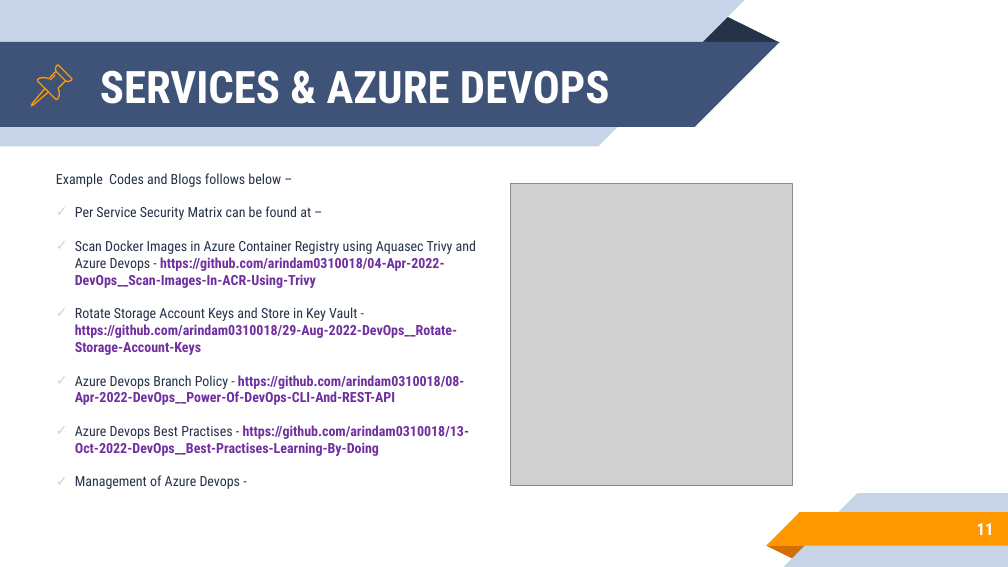
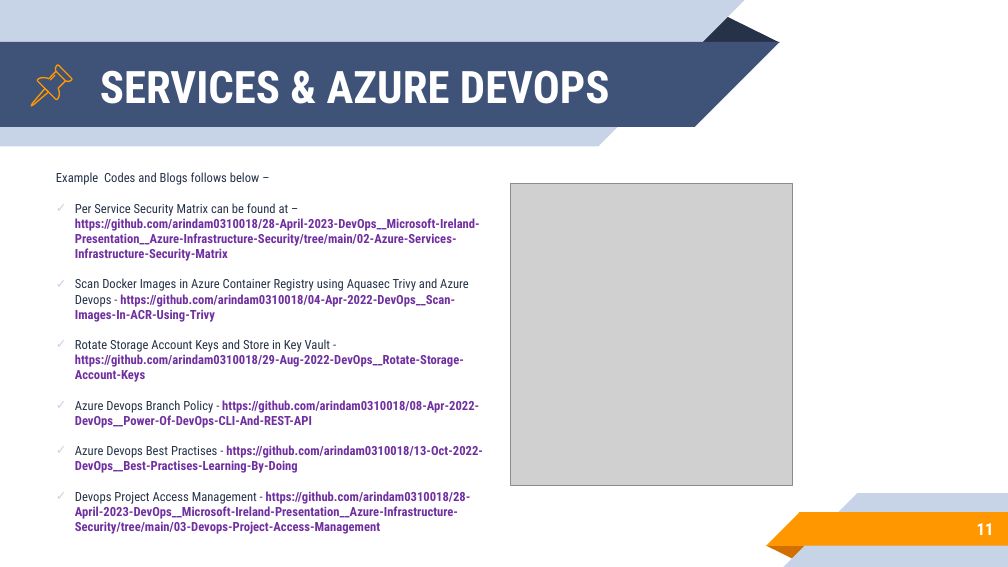
Before and after one commit to arindam0310018/28-April-2023-DevOps__Microsoft-Ireland-Presentation-Azure-Infrastructure-Security, a slide deck: slide 11 of 01-Presentation/MS-Ireland-Presentation__Infrastructure-Security-Using-Azure-Devops__Arindam-Mitra.pptx. Drawn at 1008x567 pixels with LibreOffice and Linux fonts; fonts in the diff are those of the drawing; grey boxes stand for pictures. Boxes give left, top, right and bottom in pixels: in the first picture for what was removed or moved away, otherwise in the second. Text is boxed around its words. In the diff, an @@ line names an element or a change of style, - is before the commit and + after.

```diff
--- a/01-Presentation/MS-Ireland-Presentation__Infrastructure-Security-Using-Azure-Devops__Arindam-Mitra.pptx
+++ b/01-Presentation/MS-Ireland-Presentation__Infrastructure-Security-Using-Azure-Devops__Arindam-Mitra.pptx
@@ text at box(56, 172, 483, 473): size 10 to 9 pt in "Example Codes and Blogs follows below –", "Scan Docker Images in Azure Container Registry ...", "Rotate Storage Account Keys and Store in ...", "Azure Devops Branch Policy - https://github.com/arindam03100 ..." and 1 more places @@
@@ text at box(75, 203, 480, 261): text changed; size 10 to 9 pt; text colour #263248 to #7030A0; bold on @@
-✓ Per Service Security Matrix can be found at –
+✓ Per Service Security Matrix can be found at – https://github.com/arindam0310018/28-April-2023-DevOps__Microsoft-Ireland-Presentation__Azure-Infrastructure-Security/tree/main/02-Azure-Services-Infrastructure-Security-Matrix
@@ text at box(75, 491, 471, 534): text changed; size 10 to 9 pt; text colour #263248 to #7030A0; bold on @@
-✓ Management of Azure Devops -
+✓ Devops Project Access Management - https://github.com/arindam0310018/28-April-2023-DevOps__Microsoft-Ireland-Presentation__Azure-Infrastructure-Security/tree/main/03-Devops-Project-Access-Management
```
Also in this commit, not shown: 1 other slide changed.
